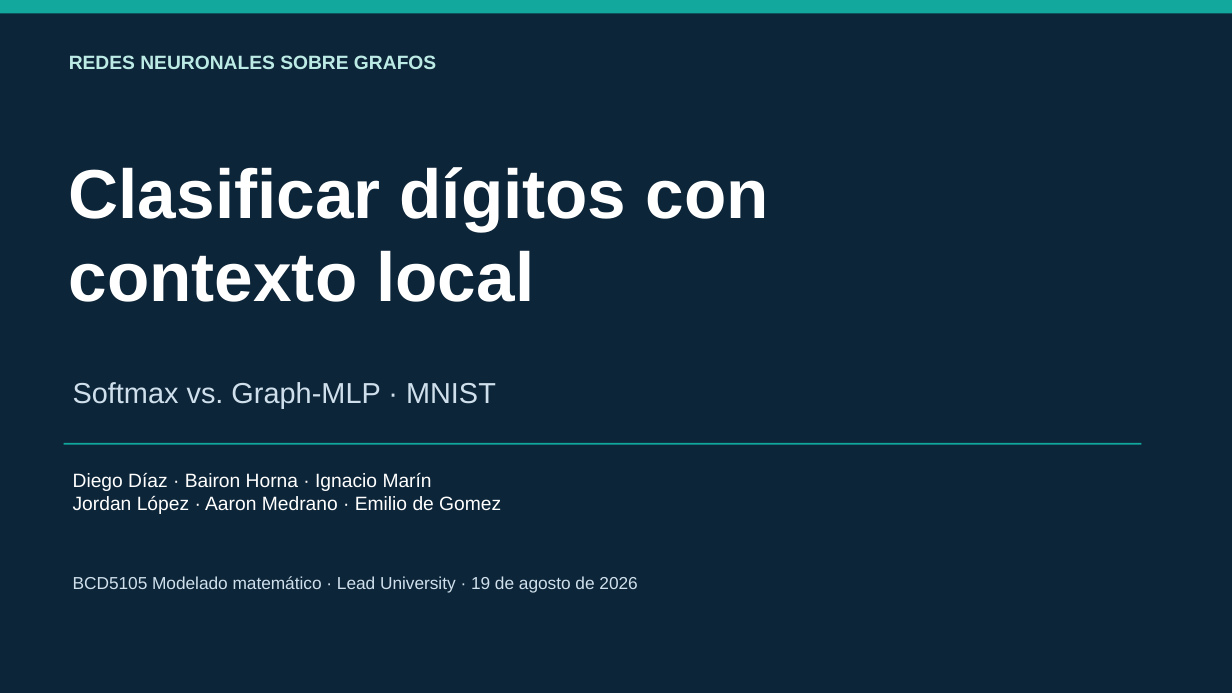
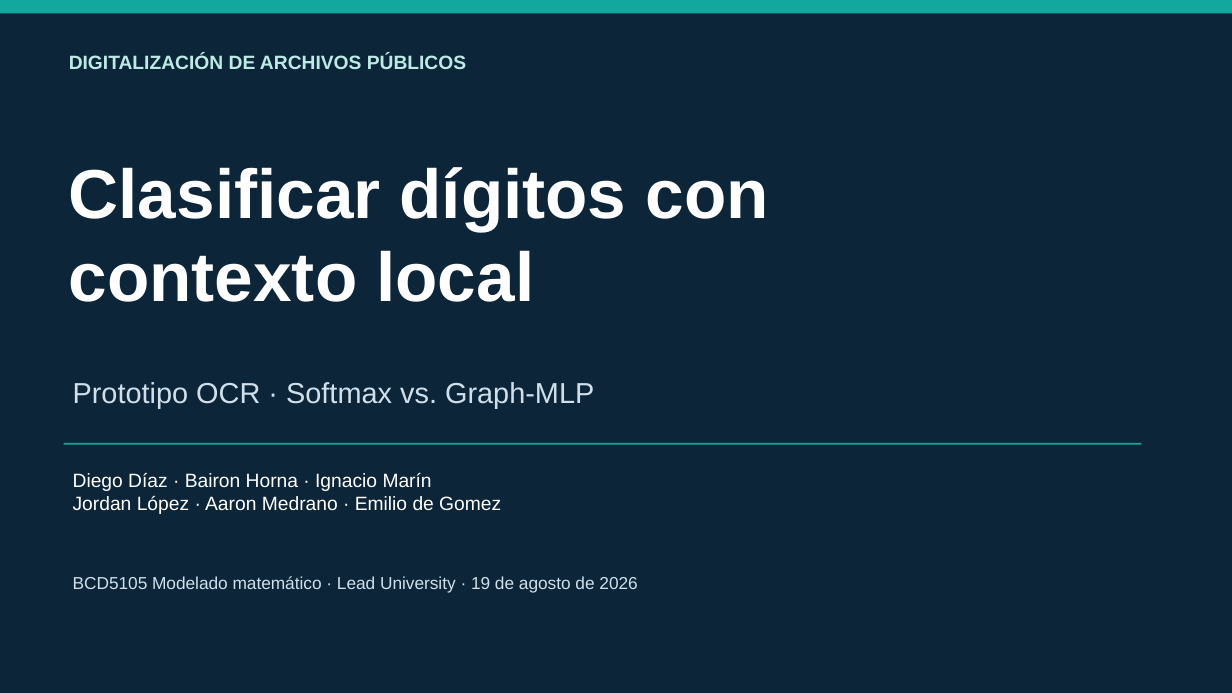
Before and after one commit to EmiliodeGomez/redes-neuronales-grafos-mnist, a slide deck: slide 1 of presentacion/PresentacionFinal_Grupo_RedesNeuronalesGrafos.pptx. Drawn at 1232x693 pixels with LibreOffice and Linux fonts; fonts in the diff are those of the drawing. Boxes give left, top, right and bottom in pixels: in the first picture for what was removed or moved away, otherwise in the second. Text is boxed around its words. In the diff, an @@ line names an element or a change of style, - is before the commit and + after.

Commit message:
Reenfocar proyecto a digitalizacion de archivos publicos

```diff
--- a/presentacion/PresentacionFinal_Grupo_RedesNeuronalesGrafos.pptx
+++ b/presentacion/PresentacionFinal_Grupo_RedesNeuronalesGrafos.pptx
@@ text at [69,55,466,69]: text changed @@
-REDES NEURONALES SOBRE GRAFOS
+DIGITALIZACIÓN DE ARCHIVOS PÚBLICOS
@@ text at [73,382,594,409]: text changed @@
-Softmax vs. Graph-MLP · MNIST
+Prototipo OCR · Softmax vs. Graph-MLP
```
Also in this commit, not shown: 5 other slides changed, 8 other files.
